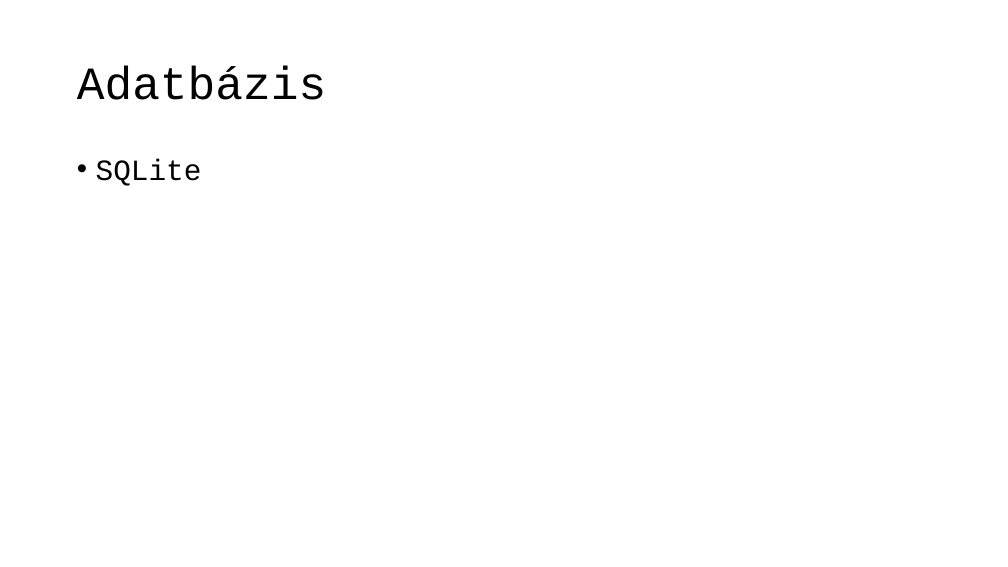
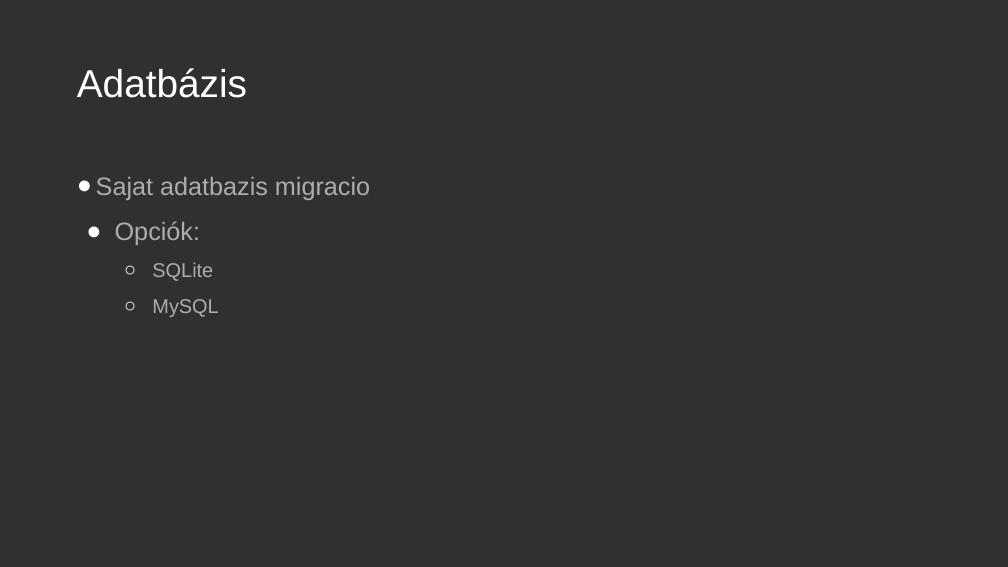
Before and after one commit to BencsikAttila/message-app, a slide deck: slide 9 of docs/Message-App.pptx. Drawn at 1008x567 pixels with LibreOffice and Linux fonts; fonts in the diff are those of the drawing. Boxes give left, top, right and bottom in pixels: in the first picture for what was removed or moved away, otherwise in the second. Text is boxed around its words. In the diff, an @@ line names an element or a change of style, - is before the commit and + after.

```diff
--- a/docs/Message-App.pptx
+++ b/docs/Message-App.pptx
@@ background #FFFFFF to #303030 @@
@@ title "Adatbázis" at (77,68,247,98): size 44 to 37 pt, font Courier New to Arial, text colour #000000 to #FFFFFF @@
@@ text at (96,177,370,245): paragraphs added @@
+● Sajat adatbazis migracio
+● Opciók:
@@ text at (152,262,213,281): size 28 to 19 pt, font Courier New to Arial, text colour #000000 to #ADADAD in "SQLite"; bullet • to ○; list level 1 to 2 in "SQLite"; line spacing 0.9 to 1.5 @@
@@ text at (152,299,218,317): paragraph added @@
+  ○ MySQL
```
Also in this commit, not shown: 8 other slides changed, 3 slides added, 3 slides removed.
